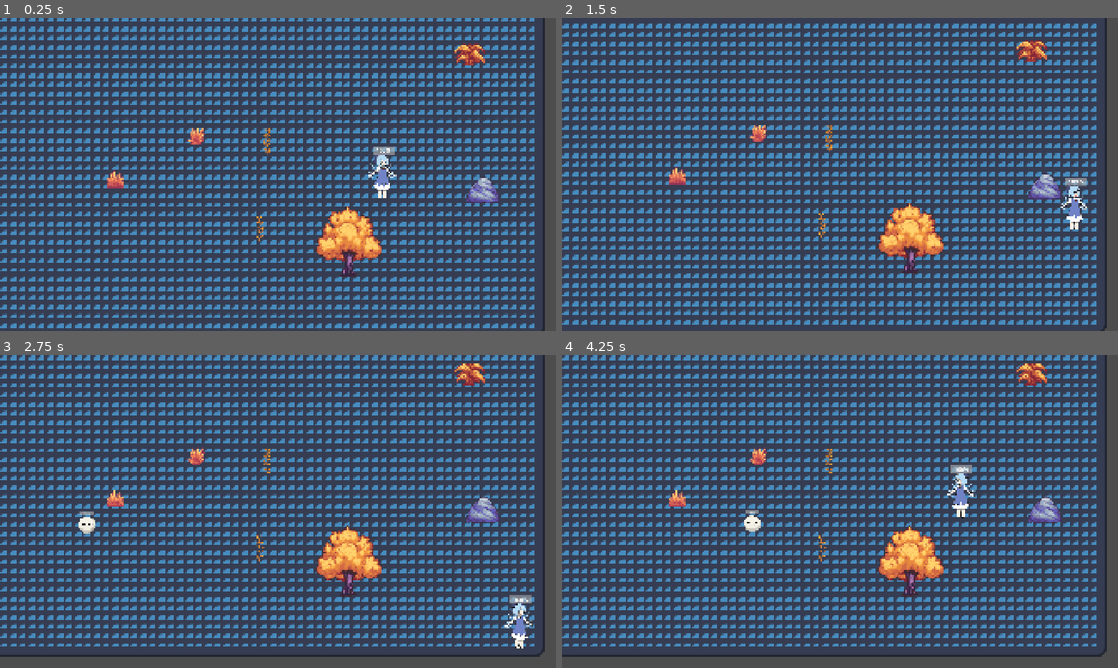
Above: before the commit, frames 1-4 (two rows, left to right).
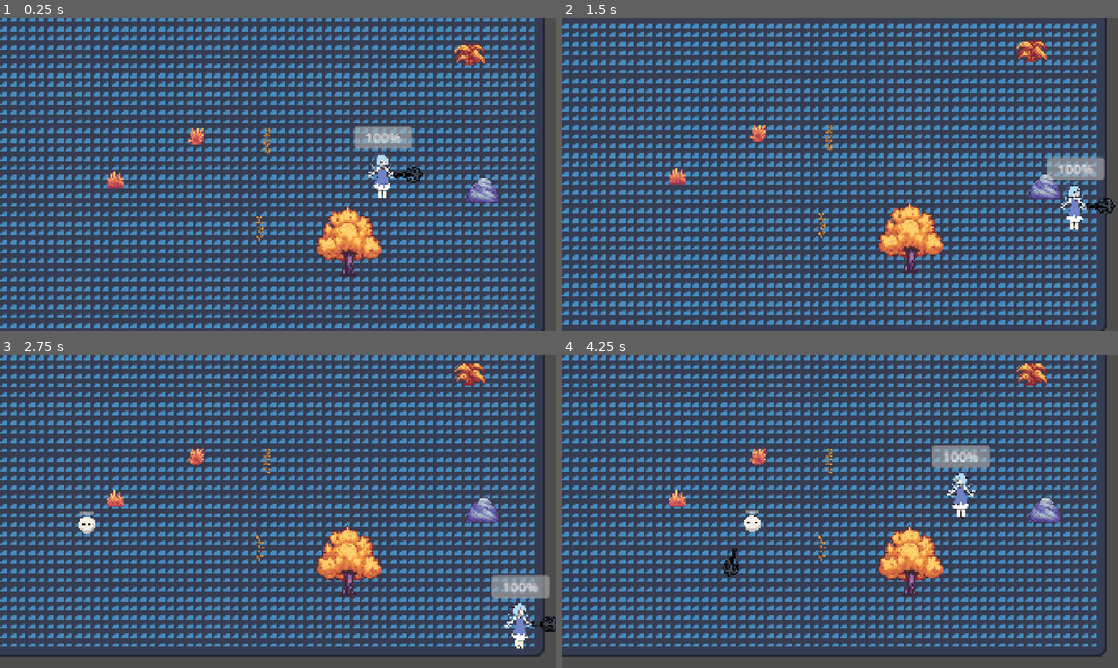
Above: after the commit, the same moments.

Repository: MELODY-TOYS/TouhouRougeLike
Game: Godot game, scene res://scenes/game/game.tscn
The game is run twice, just before and just after one commit, with the same random seed, the same clock (stepped at 60 frames per second) and the same inputs. The engine's default icon, where the game draws it, is replaced by a stand-in: a white triangle on a blue panel in a dark square.
Inputs:
- Up to frame 1 (0.25 s): no input
- Up to frame 2 (1.5 s): hold Right (ui_right) 0.53-1.28 s; hold Down (ui_down) from 1.28 s (still down)
- Up to frame 3 (2.75 s): release Down (ui_down) at 2.03 s; hold Right (ui_right) from 2.03 s (still down)
- Up to frame 4 (4.25 s): release Right (ui_right) at 2.78 s; hold Up (ui_up) 2.78-3.53 s; hold Left (ui_left) from 3.53 s (still down)

The runs differ from the first frame. In frame 1, 0.9% of the frame differs, in the area x 63-77%, y 34-55%; in frame 2, 0.9%; in frame 3, 0.9%; in frame 4, 1.0%, in the area x 28-77%, y 28-71%.

Commit message:
feat(Weapons): 实现近战武器核心框架 (Thrust & Swipe) 本次提交完成了游戏内近战武器系统的核心框架和两种基础行为模式：刺击(Thrust)和挥砍(Swipe)，并实现了第一批可玩的武器。 核心架构变更: 武器系统架构 (三层分离): WeaponManager: 作为Player的子系统，实现了基础的武器添加和自动环绕布局逻辑，可动态调整轨道半径。 BaseWeaponInstance: 创建了所有武器的基类，包含通用的数据自动加载（基于场景与数据文件的同名约定）、索敌旋转、动态冷却管理（关联玩家攻速）和攻击状态机（is_attacking）。 行为基类: 创建了ThrustWeapon和SwipeWeapon两个中间层，分别封装了刺击和真正的“弧线挥砍”的核心算法。 数据驱动与场景结构: 最终确定了WeaponResource.gd的数据结构，将攻击行为参数（如挥砍角度）与核心数据（如射程、伤害公式）分离，由行为脚本自身定义。 建立了base_weapon.tscn作为所有武器场景的模板，包含通用的Sprite2D和Area2D（Hitbox）节点。 确立了清晰的文件组织规范，将武器的数据、场景和脚本分别存放在datas、scenes和scripts目录下的对应子文件夹中。 具体实现与手感打磨: ThrustWeapon (刺击): 实现了基于相对坐标的“刺出-返回轨道”动画，保留了与玩家移动相关的“拖拽感”。 攻击逻辑现在包含：有敌人才攻击、攻击中锁定方向、以及自适应攻击距离（精确命中目标不多不少）。 SwipeWeapon (挥砍): 经过多次迭代，最终实现了真正的“Brotato式”弧线挥砍算法：武器会移动到一个根据敌人位置动态计算的“前哨点”为圆心，进行一次半径和弧度都恒定的挥砍。 同样实现了返回轨道、有敌人才攻击、攻击中锁定方向、自适应挥砍半径等所有手感优化。 状态:

Diff:
--- /dev/null
+++ b/datas/weapons/anchor.tres
@@ -0,0 +1,23 @@
+[gd_resource type="Resource" script_class="WeaponResource" load_steps=5 format=3 uid="uid://co8h37ctsb34g"]
+
+[ext_resource type="Script" uid="uid://dc4u72isqt26v" path="res://datas/formulas/attribute_contribution.gd" id="1_47yxk"]
+[ext_resource type="Script" uid="uid://bglnyjaqwqyat" path="res://scripts/resources/weapon_resource.gd" id="1_pye8i"]
+[ext_resource type="Script" uid="uid://bjnfuwsbdqb7d" path="res://datas/formulas/damage_formula.gd" id="2_imngg"]
+
+[sub_resource type="Resource" id="Resource_ugpwv"]
+script = ExtResource("2_imngg")
+base_value = 5.0
+attribute_contributions = Array[ExtResource("1_47yxk")]([])
+final_multiplier = 1.0
+metadata/_custom_type_script = "uid://bjnfuwsbdqb7d"
+
+[resource]
+script = ExtResource("1_pye8i")
+id = &"anchor"
+weapon_name = "锚"
+tags = Array[String]([])
+behavior_type = 2
+base_cooldown = 1.0
+range = 500.0
+damage_formula = SubResource("Resource_ugpwv")
+metadata/_custom_type_script = "uid://bglnyjaqwqyat"
--- /dev/null
+++ b/datas/weapons/knife.tres
@@ -0,0 +1,23 @@
+[gd_resource type="Resource" script_class="WeaponResource" load_steps=5 format=3 uid="uid://dbuxwtdd5fi1y"]
+
+[ext_resource type="Script" uid="uid://bglnyjaqwqyat" path="res://scripts/resources/weapon_resource.gd" id="1_1a17s"]
+[ext_resource type="Script" uid="uid://dc4u72isqt26v" path="res://datas/formulas/attribute_contribution.gd" id="1_8dbk4"]
+[ext_resource type="Script" uid="uid://bjnfuwsbdqb7d" path="res://datas/formulas/damage_formula.gd" id="2_fep3i"]
+
+[sub_resource type="Resource" id="Resource_og6qu"]
+script = ExtResource("2_fep3i")
+base_value = 5.0
+attribute_contributions = Array[ExtResource("1_8dbk4")]([])
+final_multiplier = 1.0
+metadata/_custom_type_script = "uid://bjnfuwsbdqb7d"
+
+[resource]
+script = ExtResource("1_1a17s")
+id = &"knife"
+weapon_name = "小刀"
+tags = Array[String]([])
+behavior_type = 1
+base_cooldown = 1.0
+range = 125.0
+damage_formula = SubResource("Resource_og6qu")
+metadata/_custom_type_script = "uid://bglnyjaqwqyat"
--- a/project.godot
+++ b/project.godot
@@ -24,7 +24,6 @@
 
 window/size/viewport_width=1920
 window/size/viewport_height=1080
-window/size/mode=4
 window/stretch/mode="canvas_items"
 
 [layer_names]
@@ -32,3 +31,4 @@
 2d_physics/layer_1="world"
 2d_physics/layer_2="player"
 2d_physics/layer_3="enemy"
+2d_physics/layer_4="playerattack"
--- a/scenes/game/game.tscn
+++ b/scenes/game/game.tscn
@@ -1,7 +1,7 @@
 [gd_scene load_steps=5 format=3 uid="uid://uc85g10vhygg"]
 
 [ext_resource type="Script" uid="uid://cnvg073tgj5du" path="res://scripts/game/game.gd" id="1_0sr1o"]
-[ext_resource type="PackedScene" uid="uid://cbnqmndj8bgat" path="res://scenes/levels/Arena.tscn" id="1_7h61r"]
+[ext_resource type="PackedScene" uid="uid://cbnqmndj8bgat" path="res://scenes/levels/arena.tscn" id="1_7h61r"]
 [ext_resource type="PackedScene" uid="uid://chvkds7pm7kjd" path="res://scenes/player/Player.tscn" id="2_0sr1o"]
 [ext_resource type="PackedScene" uid="uid://bn8uq4l1b40dj" path="res://scenes/systems/enemy_spawner.tscn" id="4_kelw5"]
 
--- a/scenes/player/Player.tscn
+++ b/scenes/player/Player.tscn
@@ -1,9 +1,10 @@
-[gd_scene load_steps=11 format=3 uid="uid://chvkds7pm7kjd"]
+[gd_scene load_steps=12 format=3 uid="uid://chvkds7pm7kjd"]
 
 [ext_resource type="Script" uid="uid://bdp5rg0k1d1o8" path="res://scripts/player/player.gd" id="1_gfjak"]
 [ext_resource type="Texture2D" uid="uid://cvhpgo6rsyp5a" path="res://assets/characters/001.png" id="2_gfjak"]
 [ext_resource type="Script" uid="uid://bcab4pfdv730f" path="res://scripts/player/player_stats_component.gd" id="3_4kuee"]
 [ext_resource type="Resource" uid="uid://dv8r1n4vwoqcj" path="res://datas/player/player_default_stats.tres" id="4_524rm"]
+[ext_resource type="Script" uid="uid://bfhgat8fv3w2y" path="res://scripts/player/weapons/weapon_manager.gd" id="5_c3xxp"]
 [ext_resource type="PackedScene" uid="uid://6iosot4rg4nf" path="res://scenes/ui/HealthBar.tscn" id="5_tpg5x"]
 
 [sub_resource type="CapsuleShape2D" id="CapsuleShape2D_gfjak"]
@@ -67,19 +68,21 @@
 }
 
 [node name="Player" type="CharacterBody2D" groups=["player"]]
-scale = Vector2(0.1, 0.1)
 collision_layer = 2
 script = ExtResource("1_gfjak")
 animation_blend_time = 0.1
 
 [node name="View" type="Node2D" parent="."]
+rotation = -0.0021184
 
 [node name="Sprite2D" type="Sprite2D" parent="View"]
 texture_filter = 1
+scale = Vector2(0.1, 0.1)
 texture = ExtResource("2_gfjak")
 region_rect = Rect2(0, 26.265, 0, 0)
 
 [node name="CollisionShape2D" type="CollisionShape2D" parent="."]
+scale = Vector2(0.1, 0.1)
 shape = SubResource("CapsuleShape2D_gfjak")
 
 [node name="AnimationPlayer" type="AnimationPlayer" parent="."]
@@ -99,6 +102,7 @@
 drag_vertical_enabled = true
 
 [node name="HurtBox" type="Area2D" parent="."]
+scale = Vector2(0.1, 0.1)
 collision_layer = 2
 collision_mask = 4
 
@@ -109,9 +113,13 @@
 script = ExtResource("3_4kuee")
 stats_data = ExtResource("4_524rm")
 
+[node name="WeaponManager" type="Node2D" parent="."]
+script = ExtResource("5_c3xxp")
+orbit_radius = 45.0
+
 [node name="HealthBar" parent="." instance=ExtResource("5_tpg5x")]
-offset_left = -170.0
-offset_top = -490.0
-offset_right = 200.0
-offset_bottom = -410.0
-theme_override_font_sizes/font_size = 96
+offset_left = -49.0
+offset_top = -84.0
+offset_right = 51.0
+offset_bottom = -46.0
+theme_override_font_sizes/font_size = 24
--- /dev/null
+++ b/scenes/player/weapons/anchor.tscn
@@ -0,0 +1,12 @@
+[gd_scene load_steps=4 format=3 uid="uid://c1p2mmldwy7la"]
+
+[ext_resource type="PackedScene" uid="uid://dlxoy21xmquqp" path="res://scenes/player/weapons/base_weapon.tscn" id="1_whktb"]
+[ext_resource type="Script" uid="uid://be0jwodw2teji" path="res://scripts/player/weapons/swipe_weapon.gd" id="2_fpqkm"]
+[ext_resource type="Texture2D" uid="uid://cynjov5e2bood" path="res://test/90px-Anchor.png" id="3_hp0ff"]
+
+[node name="BaseWeapon" instance=ExtResource("1_whktb")]
+rotation = 1.5708
+script = ExtResource("2_fpqkm")
+
+[node name="Sprite2D" parent="View" index="0"]
+texture = ExtResource("3_hp0ff")
--- /dev/null
+++ b/scenes/player/weapons/base_weapon.tscn
@@ -0,0 +1,17 @@
+[gd_scene load_steps=2 format=3 uid="uid://dlxoy21xmquqp"]
+
+[ext_resource type="Texture2D" uid="uid://ce1wosk3eu8og" path="res://test/Knife.png" id="1_603c0"]
+
+[node name="BaseWeapon" type="Node2D"]
+
+[node name="View" type="Node2D" parent="."]
+rotation = 5.49779
+scale = Vector2(0.5, 0.5)
+
+[node name="Sprite2D" type="Sprite2D" parent="View"]
+texture = ExtResource("1_603c0")
+
+[node name="Hitbox" type="Area2D" parent="View"]
+unique_name_in_owner = true
+
+[node name="CollisionShape2D" type="CollisionShape2D" parent="View/Hitbox"]
--- /dev/null
+++ b/scenes/player/weapons/knife.tscn
@@ -0,0 +1,22 @@
+[gd_scene load_steps=4 format=3 uid="uid://b1lykcb0fu4q7"]
+
+[ext_resource type="PackedScene" uid="uid://dlxoy21xmquqp" path="res://scenes/player/weapons/base_weapon.tscn" id="1_yudoh"]
+[ext_resource type="Script" uid="uid://ca1e7p7fym8nb" path="res://scripts/player/weapons/thrust_weapon.gd" id="2_weha3"]
+
+[sub_resource type="CapsuleShape2D" id="CapsuleShape2D_weha3"]
+radius = 18.0
+height = 120.0
+
+[node name="BaseWeapon" instance=ExtResource("1_yudoh")]
+script = ExtResource("2_weha3")
+
+[node name="View" parent="." index="0"]
+rotation = 0.785398
+
+[node name="Hitbox" parent="View" index="1"]
+collision_layer = 8
+collision_mask = 4
+
+[node name="CollisionShape2D" parent="View/Hitbox" index="0"]
+rotation = 0.785398
+shape = SubResource("CapsuleShape2D_weha3")
--- a/scripts/game/game.gd
+++ b/scripts/game/game.gd
@@ -24,3 +24,13 @@
 	# 在这里，我们直接命令 EnemySpawner 开始它的工作。
 	# 这是另一处从 arena.gd 转移过来的逻辑。
 	enemy_spawner.start_wave()
+
+	await get_tree().process_frame
+
+	# 获取玩家身上的武器管理器
+	var weapon_manager = player.get_node_or_null("WeaponManager")
+	if weapon_manager:
+		# 命令管理器添加小刀
+		weapon_manager.add_weapon("res://scenes/player/weapons/anchor.tscn")
+	else:
+		push_error("在Player节点上未找到WeaponManager！")
--- a/scripts/player/player.gd
+++ b/scripts/player/player.gd
@@ -43,7 +43,7 @@
 	# 压缩阶段
 	var tween_squash = create_tween().set_parallel(true)
 	tween_squash.set_trans(Tween.TRANS_SINE).set_ease(Tween.EASE_OUT)
-	tween_squash.tween_property(sprite_2d, "scale:x", 0.1, 0.1)
+	tween_squash.tween_property(view, "scale:x", 0.1, 0.1)
 	await tween_squash.finished
 
 	sprite_2d.flip_h = not sprite_2d.flip_h
@@ -51,7 +51,7 @@
 	# 恢复阶段
 	var tween_recover = create_tween().set_parallel(true)
 	tween_recover.set_trans(Tween.TRANS_SINE).set_ease(Tween.EASE_OUT)
-	tween_recover.tween_property(sprite_2d, "scale:x", 1.0, 0.1)
+	tween_recover.tween_property(view, "scale:x", 1.0, 0.1)
 	await tween_recover.finished
 
 	is_turning=false
--- /dev/null
+++ b/scripts/player/weapons/base_weapon_instance.gd
@@ -0,0 +1,98 @@
+# res://scripts/player/weapons/base_weapon_instance.gd
+class_name BaseWeaponInstance
+extends Node2D
+
+# --- 核心数据与组件 ---
+var weapon_data: WeaponResource
+var attack_timer: Timer
+
+# --- 通用状态 ---
+var current_target: Node2D = null
+var can_attack: bool = true
+var is_attacking: bool = false # 状态锁，防止在攻击动画期间进行新的索敌和旋转
+
+# --- Godot 生命周期 ---
+func _ready():
+	_load_data()
+	_initialize_timer()
+
+func _physics_process(delta: float):
+	# 只有在不攻击时，才更新目标和朝向
+	if not is_attacking:
+		current_target = _find_nearest_enemy()
+		if is_instance_valid(current_target):
+			look_at(current_target.global_position)
+
+	# 冷却结束，尝试攻击
+	if can_attack:
+		_try_execute_attack()
+
+# --- 内部核心函数 ---
+func _load_data():
+	var tscn_path = scene_file_path
+	if tscn_path.is_empty():
+		push_error("武器实例 '%s' 不是一个独立的场景，无法自动加载数据。" % name)
+		return
+
+	var data_path = tscn_path.replace("scenes/player/weapons/", "datas/weapons/").replace(".tscn", ".tres")
+
+	var loaded_data = load(data_path)
+	if loaded_data is WeaponResource:
+		weapon_data = loaded_data
+	else:
+		push_error("在路径 '%s' 未找到或类型不匹配的WeaponResource。" % data_path)
+
+func _initialize_timer():
+	attack_timer = Timer.new()
+	attack_timer.one_shot = true
+	add_child(attack_timer)
+	attack_timer.timeout.connect(_on_attack_timer_timeout)
+	_reset_attack_cooldown() # 第一次启动计时器
+
+func _on_attack_timer_timeout():
+	can_attack = true
+
+func _try_execute_attack():
+	# --- 核心修改在这里 ---
+	# 1. 检查是否有有效目标。
+	#    current_target 是由 _physics_process 中的 _find_nearest_enemy 实时更新的。
+	if not is_instance_valid(current_target):
+		# 如果没有目标，则不执行任何操作，也不进入冷却。
+		# 武器会保持“待命”状态，在下一帧继续寻找目标。
+		return
+
+	# 2. 如果有目标，才执行攻击流程。
+	can_attack = false
+	_reset_attack_cooldown() # 进入冷却
+	_execute_attack()      # 执行具体攻击
+
+func _reset_attack_cooldown():
+	var player_stats = ASC.get_stats_component_from(Global.player)
+	var final_cooldown = weapon_data.base_cooldown if weapon_data else 1.0
+	if player_stats:
+		var attack_speed_percent = player_stats.get_stat(Attributes.Stat.ATTACK_SPEED)
+		if attack_speed_percent > -100:
+			final_cooldown /= (1.0 + attack_speed_percent / 100.0)
+
+	attack_timer.wait_time = final_cooldown
+	attack_timer.start()
+
+func _find_nearest_enemy() -> Node2D:
+	var enemies = get_tree().get_nodes_in_group("enemy")
+	var nearest_enemy = null
+	if not weapon_data: return null
+
+	var search_range_sq = weapon_data.range * weapon_data.range
+	var min_dist_sq = search_range_sq
+
+	for enemy in enemies:
+		var dist_sq = global_position.distance_squared_to(enemy.global_position)
+		if dist_sq < min_dist_sq:
+			min_dist_sq = dist_sq
+			nearest_enemy = enemy
+
+	return nearest_enemy
+
+# --- 待子类覆写的“抽象”方法 ---
+func _execute_attack():
+	push_error("方法 _execute_attack() 必须被子类实现！")
--- /dev/null
+++ b/scripts/player/weapons/swipe_weapon.gd
@@ -0,0 +1,98 @@
+class_name SwipeWeapon
+extends BaseWeaponInstance
+
+@export_group("Swipe Behavior")
+@export var swipe_angle_degrees: float = 120.0
+@export var swipe_radius: float = 75.0 # 这是刀光弧线本身的半径
+const SWIPE_ANIMATION_RATIO = 0.5
+
+# --- 内部状态 ---
+var hit_list: Array = []
+var active_tween: Tween
+
+# --- Godot 生命周期 ---
+func _ready():
+	super()
+	var hitbox = get_node_or_null("%Hitbox")
+	if hitbox and hitbox is Area2D:
+		hitbox.body_entered.connect(_on_hitbox_body_entered)
+	else:
+		push_error("错误：SwipeWeapon需要一个名为'Hitbox'的Area2D子节点。")
+
+# --- 核心攻击实现 ---
+func _execute_attack():
+	if not is_instance_valid(current_target):
+		is_attacking = false; return
+
+	is_attacking = true
+	_execute_swipe_animation(current_target)
+
+func _execute_swipe_animation(target: Node2D):
+	if active_tween and active_tween.is_running():
+		active_tween.kill()
+
+	var animation_duration = attack_timer.wait_time * SWIPE_ANIMATION_RATIO
+
+	%Hitbox.monitoring = true
+	hit_list.clear()
+
+	# --- [核心] Brotato式挥砍的最终算法 ---
+
+	# 1. 保存轨道位置，这是我们最终要“回家”的地方。
+	var original_position = self.position
+
+	# 2. 计算几何关系
+	#    我们需要的是相对于玩家(WeaponManager)的本地坐标
+	var target_local_position = get_parent().to_local(target.global_position)
+	var target_distance = target_local_position.length()
+	var direction_to_target = target_local_position.normalized()
+
+	# 3. 计算“挥砍圆心”(Pivot Point)的本地位置
+	#    这个圆心在玩家和敌人之间，距离敌人为swipe_radius
+	var pivot_distance_from_player = target_distance - swipe_radius
+	var pivot_point = direction_to_target * pivot_distance_from_player
+
+	# 4. 计算挥砍的起始和结束角度（相对于新的圆心 pivot_point）
+	#    挥砍的中心线，应该垂直于从玩家到敌人的方向线
+	var angle_rad = deg_to_rad(swipe_angle_degrees)
+	var center_angle = direction_to_target.angle()
+	var start_angle = center_angle - (PI / 2.0) - (angle_rad / 2.0)
+	var end_angle = center_angle - (PI / 2.0) + (angle_rad / 2.0)
+
+	# 5. 武器“瞬移”到挥砍的起点
+	var start_position_offset = Vector2.RIGHT.rotated(start_angle) * swipe_radius
+	self.position = pivot_point + start_position_offset
+
+	# 6. 创建Tween，并委托它调用我们的自定义更新函数
+	active_tween = create_tween().set_trans(Tween.TRANS_SINE).set_ease(Tween.EASE_OUT)
+	active_tween.tween_method(
+		_update_swipe_arc.bind(pivot_point, start_angle, end_angle, swipe_radius),
+		0.0,
+		1.0,
+		animation_duration
+	)
+
+	# 7. 动画结束后，回到轨道位置
+	active_tween.tween_callback(func(): self.position = original_position)
+
+	await active_tween.finished
+	%Hitbox.monitoring = false
+	is_attacking = false
+
+# --- 自定义的弧线更新函数 ---
+func _update_swipe_arc(progress: float, pivot: Vector2, start_ang: float, end_ang: float, rad: float):
+	var current_angle = lerp(start_ang, end_ang, progress)
+
+	var offset_position = Vector2.RIGHT.rotated(current_angle) * rad
+	self.position = pivot + offset_position
+
+	self.rotation = current_angle + PI / 2.0
+
+func _on_hitbox_body_entered(body: Node2D):
+	if not body.is_in_group("enemy") or hit_list.has(body):
+		return
+	hit_list.append(body)
+	var target_stats = ASC.get_stats_component_from(body)
+	if target_stats and weapon_data:
+		var base_damage = weapon_data.damage_formula.base_value
+		target_stats.process_damage(Global.player, self, base_damage)
--- /dev/null
+++ b/scripts/player/weapons/thrust_weapon.gd
@@ -0,0 +1,58 @@
+# res://scripts/player/weapons/thrust_weapon.gd
+class_name ThrustWeapon
+extends BaseWeaponInstance
+
+# --- 行为定义 ---
+const THRUST_ANIMATION_RATIO = 0.4
+
+# --- 内部状态 ---
+var hit_list: Array = []
+
+# --- Godot 生命周期 ---
+func _ready():
+	super()
+	# ... (连接Hitbox信号的逻辑不变) ...
+
+# --- 核心攻击实现 ---
+func _execute_attack():
+	# 基类已经找到了目标，并上锁了is_attacking
+	if not is_instance_valid(current_target):
+		is_attacking = false # 没目标，直接解锁
+		return
+
+	_execute_thrust_animation(current_target)
+
+func _execute_thrust_animation(target: Node2D):
+	var animation_duration = attack_timer.wait_time * THRUST_ANIMATION_RATIO
+	var thrust_duration = animation_duration / 2.0
+
+	var original_position = self.position
+
+	%Hitbox.monitoring = true
+	hit_list.clear()
+
+	# 攻击方向已经被基类在攻击前锁定
+	var direction = Vector2.RIGHT.rotated(rotation)
+	var thrust_distance = weapon_data.range
+	var target_position = original_position + direction * thrust_distance
+
+	var tween = create_tween().set_trans(Tween.TRANS_QUINT).set_ease(Tween.EASE_OUT)
+	tween.tween_property(self, "position", target_position, thrust_duration)
+	tween.tween_property(self, "position", original_position, thrust_duration)
+
+	await tween.finished
+	%Hitbox.monitoring = false
+	is_attacking = false # 解锁
+
+# --- 命中逻辑 ---
+func _on_hitbox_body_entered(body: Node2D):
+	# ... (命中逻辑与SwipeWeapon完全相同) ...
+	if not body.is_in_group("enemy") or hit_list.has(body):
+		return
+
+	hit_list.append(body)
+
+	var target_stats = ASC.get_stats_component_from(body)
+	if target_stats and weapon_data:
+		var base_damage = weapon_data.damage_formula.base_value
+		target_stats.process_damage(Global.player, self, base_damage)
--- /dev/null
+++ b/scripts/player/weapons/weapon_manager.gd
@@ -0,0 +1,58 @@
+# res://scripts/player/weapons/weapon_manager.gd
+class_name WeaponManager
+extends Node
+
+# --- 配置 ---
+# 武器环绕玩家的半径。@export使其可以在编辑器中被方便地调整。
+@export var orbit_radius: float = 60.0
+
+# --- Godot 生命周期 ---
+
+func _ready():
+	# 连接Godot的内置信号 child_order_changed。
+	# 每当有子节点被添加(add_child)或移除(remove_child)时，
+	# 这个信号就会自动发出，并调用我们的 _update_weapon_positions 函数。
+	# 这是一种非常高效和自动化的方式来管理布局。
+	child_order_changed.connect(_update_weapon_positions)
+
+# --- 公共接口 ---
+
+# 添加一把新武器。
+func add_weapon(weapon_scene_path: String):
+	var weapon_scene = load(weapon_scene_path)
+	if not weapon_scene:
+		push_error("无法加载武器场景: " + weapon_scene_path)
+		return
+
+	var new_weapon_instance = weapon_scene.instantiate()
+	add_child(new_weapon_instance)
+	# 注意：我们不需要在这里手动调用更新函数。
+	# add_child() 会自动触发 child_order_changed 信号，从而调用更新函数。
+
+# --- 核心布局逻辑 ---
+
+# 重新计算并应用所有武器实例的位置，使它们均匀地环绕成一个圆形。
+func _update_weapon_positions():
+	var weapon_count = get_child_count()
+	if weapon_count == 0:
+		return
+
+	# TAU 是 Godot 内置的常量，代表 2 * PI，即一个完整的圆周 (360度)。
+	# 计算每把武器之间应该相隔多少弧度。
+	var angle_step = TAU / weapon_count
+
+	# 遍历当前所有的武器实例（它们都是WeaponManager的子节点）。
+	for i in range(weapon_count):
+		var weapon = get_child(i)
+
+		# 计算当前武器应该处于的精确角度。
+		var angle = i * angle_step
+
+		# 使用三角函数的核心：
+		# 创建一个基础向量 (orbit_radius, 0)，它指向正右方。
+		# 然后将这个向量旋转我们计算出的角度，得到在圆周上的最终位置。
+		var new_position = Vector2.RIGHT.rotated(angle) * orbit_radius
+
+		# 将计算出的新位置应用给武器实例。
+		if weapon is Node2D: # 安全检查
+			weapon.position = new_position
--- /dev/null
+++ b/scripts/resources/weapon_resource.gd
@@ -0,0 +1,35 @@
+# res://scripts/resources/weapon_resource.gd
+class_name WeaponResource
+extends Resource
+
+# --- 枚举定义 ---
+# 行为类型，用于WeaponInstance决定如何“使用”attack_scene
+enum BehaviorType {
+	PROJECTILE,      # 作为发射物射出
+	MELEE_THRUST,    # 执行向前刺击动画
+	MELEE_SWIPE      # 执行挥舞/旋转动画
+}
+
+# 武器标签，用于未来的套装奖励系统
+# enum Tag { BLADE, GUN, MAGIC, PRIMITIVE, ... }
+
+# --- 核心数据 ---
+@export_group("核心信息")
+@export var id: StringName = &""         # 唯一ID，如 &"wpn_knife"
+@export var weapon_name: String = ""       # 显示名称
+@export var tags: Array[String] = []       # 标签列表 (暂时用字符串，未来可转枚举)
+
+@export_group("行为定义")
+# 武器的核心行为类型
+@export var behavior_type: BehaviorType
+
+# 该武器行为所关联的“攻击实例”场景 (子弹、刀光等)
+# 对于MELEE类型，这可能是刀光特效；对于PROJECTILE，这是子弹本身。
+@export var attack_scene: PackedScene
+
+@export_group("核心数值")
+# 武器的冷却时间，未来可以用公式资源代替
+@export var base_cooldown: float = 1.0
+@export var range: float = 300.0 # 武器的有效范围 (索敌和攻击都用)
+# 武器的基础伤害公式
+@export var damage_formula: DamageFormula
Not shown, added: scripts/player/weapons/base_weapon_instance.gd.uid
Not shown, added: scripts/player/weapons/swipe_weapon.gd.uid
Not shown, added: scripts/player/weapons/thrust_weapon.gd.uid
Not shown, added: scripts/player/weapons/weapon_manager.gd.uid
Not shown, added: scripts/resources/weapon_resource.gd.uid
Binary file added: test/90px-Anchor.png
Not shown, added: test/90px-Anchor.png.import
Binary file added: test/Knife.png
Not shown, added: test/Knife.png.import
